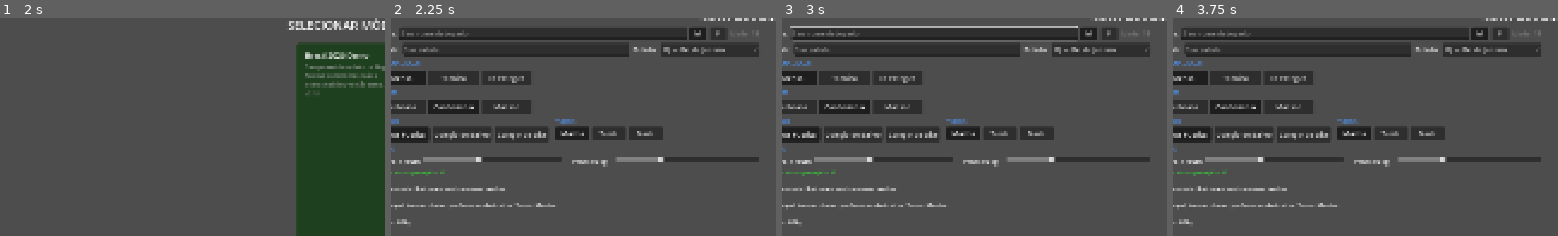
Above: before the commit, frames 1-4 (left to right).
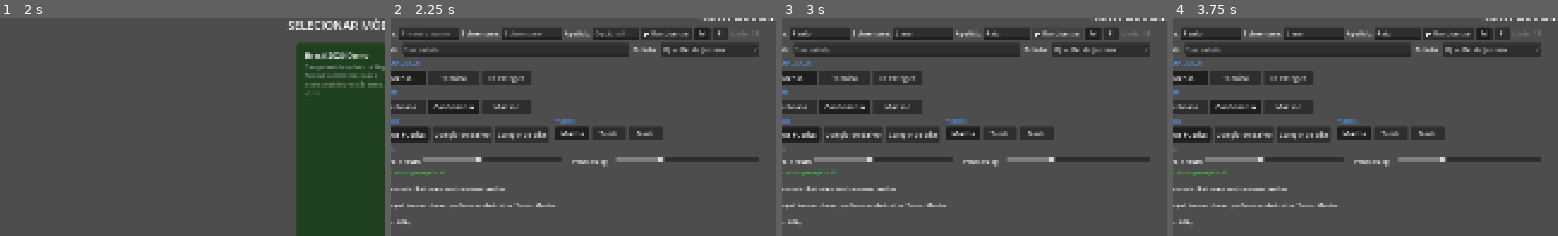
Above: after the commit, the same moments.

Repository: Slaxis/FlagFootballManager
Game: Godot game, scene res://engine/game/game.tscn
Two runs of this game, one before a commit and one after it. Both use one fixed random seed, a clock stepped at 60 frames per second and the inputs below.
Inputs (mouse positions are % of the whole screen's width and height, from its top left):
- Up to frame 1 (2 s): click "INICIAR" at 0.5 s; click (48, 47) at 1.25 s
- Up to frame 2 (2.25 s): click "OK" at 2 s
- Up to frame 3 (3 s): click (39, 7) at 2.75 s, where only the run after the commit has a clickable "🎲 Randomizar"
- Up to frame 4 (3.75 s): click "M" at 3.5 s
The pictures show only the part of the screen within x 3-53%, y 3-53%; the shares and areas given below are measured in that part.

Frame 1 is identical in both runs. In frame 2, 1.8% of the frame differs, in the area x 2-86%, y 4-11%; in frame 3, 2.7%, in the area x 2-86%, y 3-11%; in frame 4, 1.7%.

Commit message:
feat(H.7): split name into first/last/nickname + Randomize button
- name_gen.json: 50 male and 48 female Brazilian nicknames (diminutivos
  like Pedrinho/Rafa + playful ones like Tigrão/Rainha)
- NameGenDef gains random_nickname(gender, rng)
- player_creation: single "Nome" LineEdit split into First, Last, Nickname
  (nickname optional). Randomize button fills all three using the current
  gender, with a non-deterministic RNG so each click differs
- Session persists player_first_name, player_last_name, player_nickname;
  player_name is now the composite "First Last" so all existing consumers
  keep working
- Validation requires non-empty first and last; nickname optional

Lets the user eyeball the name generator pools before H's teen-team
generator uses the same pools for NPC rosters.

Co-Authored-By: Claude Opus 4.6 (1M context) <noreply@anthropic.com>

Diff:
--- a/game/defs/name_gen.gd
+++ b/game/defs/name_gen.gd
@@ -4,6 +4,8 @@
 var first_male: Array[String] = []
 var first_female: Array[String] = []
 var last_names: Array[String] = []
+var nicknames_male: Array[String] = []
+var nicknames_female: Array[String] = []
 var team_prefixes: Array[String] = []
 var team_suffixes: Array[String] = []
 var neighborhoods: Array[String] = []
@@ -11,20 +13,24 @@
 var place_patterns: Array[String] = []
 
 func load_data(raw: Dictionary) -> void:
-	first_male    = _load_strings(raw.get("first_male", []))
-	first_female  = _load_strings(raw.get("first_female", []))
-	last_names    = _load_strings(raw.get("last", []))
-	team_prefixes = _load_strings(raw.get("team_prefixes", []))
-	team_suffixes = _load_strings(raw.get("team_suffixes", []))
-	neighborhoods = _load_strings(raw.get("neighborhoods", []))
-	street_patterns = _load_strings(raw.get("street_patterns", []))
-	place_patterns  = _load_strings(raw.get("place_patterns", []))
+	first_male       = _load_strings(raw.get("first_male", []))
+	first_female     = _load_strings(raw.get("first_female", []))
+	last_names       = _load_strings(raw.get("last", []))
+	nicknames_male   = _load_strings(raw.get("nicknames_male", []))
+	nicknames_female = _load_strings(raw.get("nicknames_female", []))
+	team_prefixes    = _load_strings(raw.get("team_prefixes", []))
+	team_suffixes    = _load_strings(raw.get("team_suffixes", []))
+	neighborhoods    = _load_strings(raw.get("neighborhoods", []))
+	street_patterns  = _load_strings(raw.get("street_patterns", []))
+	place_patterns   = _load_strings(raw.get("place_patterns", []))
 
 func merge_data(raw: Dictionary) -> void:
 	# Append rather than replace so user modules can extend the pools.
 	first_male.append_array(_load_strings(raw.get("first_male", [])))
 	first_female.append_array(_load_strings(raw.get("first_female", [])))
 	last_names.append_array(_load_strings(raw.get("last", [])))
+	nicknames_male.append_array(_load_strings(raw.get("nicknames_male", [])))
+	nicknames_female.append_array(_load_strings(raw.get("nicknames_female", [])))
 	team_prefixes.append_array(_load_strings(raw.get("team_prefixes", [])))
 	team_suffixes.append_array(_load_strings(raw.get("team_suffixes", [])))
 	neighborhoods.append_array(_load_strings(raw.get("neighborhoods", [])))
@@ -49,6 +55,10 @@
 
 func random_last_name(rng: RandomNumberGenerator) -> String:
 	return _pick(last_names, rng)
+
+func random_nickname(gender: String, rng: RandomNumberGenerator) -> String:
+	var pool: Array[String] = nicknames_female if gender.to_lower().begins_with("f") else nicknames_male
+	return _pick(pool, rng)
 
 func random_full_name(gender: String, rng: RandomNumberGenerator) -> String:
 	var first: String = random_first_name(gender, rng)
--- a/game/defs/name_gen.json
+++ b/game/defs/name_gen.json
@@ -19,6 +19,20 @@
     "Nascimento", "Dias", "Teixeira", "Cavalcanti", "Azevedo", "Rocha", "Campos", "Machado", "Nogueira", "Freitas",
     "Medeiros", "Moreira", "Castro", "Duarte", "Gonçalves", "Monteiro", "Vieira", "Brito", "Correia", "Andrade",
     "Vargas", "Xavier", "Tavares", "Pinto", "Siqueira", "Vasconcelos", "Fonseca", "Pacheco", "Amaral", "Borges"
+  ],
+  "nicknames_male": [
+    "Biel", "Bão", "Bolão", "Bolinha", "Cacá", "Cebola", "Chico", "Didi", "Dudu", "Fred",
+    "Gugu", "Gui", "Guto", "Hulk", "Japa", "Juca", "Kauã", "Keko", "Léo", "Lucão",
+    "Luquinha", "Mineiro", "Naldo", "Neguin", "Neto", "Nico", "Pedrinho", "Pepê", "Piá", "Pretinho",
+    "Rafa", "Ricardinho", "Ruan", "Sassá", "Shrek", "Thi", "Tigrão", "Tim", "Tuca", "Vini",
+    "Zé", "Zóio", "Ninja", "Flash", "Raio", "Foguete", "Leão", "Machão", "Tanque", "Pit"
+  ],
+  "nicknames_female": [
+    "Bia", "Cacá", "Carol", "Cami", "Cla", "Dani", "Déia", "Drica", "Du", "Fê",
+    "Gi", "Gigi", "Ju", "Kaka", "Lari", "Lê", "Letí", "Lu", "Manu", "Mari",
+    "Má", "Mimi", "Nati", "Ni", "Paty", "Pri", "Rafa", "Rê", "Taty", "Thatá",
+    "Val", "Vi", "Vivi", "Ninja", "Flash", "Raio", "Fera", "Tigresa", "Rainha", "Furacão",
+    "Bombom", "Pitbull", "Canhota", "Monstra", "Tornado", "Trovão", "Panterinha", "Foguetinho"
   ],
   "team_prefixes": [
     "Águias", "Bulldogs", "Guerreiros", "Corvos", "Falcões", "Lobos", "Tigres", "Dragões",
--- a/game/modules/brasil_2026/ui/player_creation/player_creation.gd
+++ b/game/modules/brasil_2026/ui/player_creation/player_creation.gd
@@ -2,7 +2,12 @@
 
 const T_TITLE: Dictionary = {"pt": "NOVA CARREIRA", "en": "NEW CAREER"}
 const T_NAME: Dictionary = {"pt": "Nome:", "en": "Name:"}
-const T_NAME_HINT: Dictionary = {"pt": "Seu nome de jogador", "en": "Your player name"}
+const T_SURNAME: Dictionary = {"pt": "Sobrenome:", "en": "Last name:"}
+const T_NICKNAME: Dictionary = {"pt": "Apelido:", "en": "Nickname:"}
+const T_NAME_HINT: Dictionary = {"pt": "Primeiro nome", "en": "First name"}
+const T_SURNAME_HINT: Dictionary = {"pt": "Sobrenome", "en": "Last name"}
+const T_NICKNAME_HINT: Dictionary = {"pt": "Opcional", "en": "Optional"}
+const T_RANDOMIZE: Dictionary = {"pt": "🎲 Randomizar", "en": "🎲 Randomize"}
 const T_AGE: Dictionary = {"pt": "Idade: 15", "en": "Age: 15"}
 const T_CITY: Dictionary = {"pt": "Cidade:", "en": "City:"}
 const T_CITY_HINT: Dictionary = {"pt": "Sua cidade", "en": "Your city"}
@@ -65,7 +70,10 @@
 var _turno_container: HBoxContainer
 
 # Shared UI refs
-var _name_input: LineEdit
+var _first_name_input: LineEdit
+var _last_name_input: LineEdit
+var _nickname_input: LineEdit
+var _btn_randomize: Button
 var _city_input: LineEdit
 var _state_select: OptionButton
 var _btn_male: Button
@@ -73,6 +81,7 @@
 var _btn_start: Button
 var _points_label: Label
 var _marks_label: Label
+var _name_def: Def
 
 func _ready() -> void:
 	_stat_def = Drive.def("stat")
@@ -83,6 +92,7 @@
 		return
 	_tech_def = Drive.def("technique")
 	_state_def = Drive.def("state")
+	_name_def = Drive.def("name_gen")
 	points_remaining = _creation.point_pool
 	_init_stats()
 	_build_ui()
@@ -259,28 +269,49 @@
 
 func _build_right_column(parent: VBoxContainer) -> void:
 	# --- ROW 1: INPUTS ---
-	# Name + Gender
+	# First / Last / Nickname + Randomize + Gender + Age
 	var name_row: HBoxContainer = HBoxContainer.new()
-	name_row.add_theme_constant_override("separation", 8)
+	name_row.add_theme_constant_override("separation", 6)
 	var name_lbl: Label = Label.new()
 	name_lbl.text = I18n.text(T_NAME)
 	name_row.add_child(name_lbl)
-	_name_input = LineEdit.new()
-	_name_input.placeholder_text = I18n.text(T_NAME_HINT)
-	_name_input.max_length = 24
-	_name_input.size_flags_horizontal = Control.SIZE_EXPAND_FILL
-	_name_input.text_changed.connect(func(_t: String) -> void: _validate())
-	name_row.add_child(_name_input)
+	_first_name_input = LineEdit.new()
+	_first_name_input.placeholder_text = I18n.text(T_NAME_HINT)
+	_first_name_input.max_length = 16
+	_first_name_input.size_flags_horizontal = Control.SIZE_EXPAND_FILL
+	_first_name_input.text_changed.connect(func(_t: String) -> void: _validate())
+	name_row.add_child(_first_name_input)
+	var surname_lbl: Label = Label.new()
+	surname_lbl.text = I18n.text(T_SURNAME)
+	name_row.add_child(surname_lbl)
+	_last_name_input = LineEdit.new()
+	_last_name_input.placeholder_text = I18n.text(T_SURNAME_HINT)
+	_last_name_input.max_length = 16
+	_last_name_input.size_flags_horizontal = Control.SIZE_EXPAND_FILL
+	_last_name_input.text_changed.connect(func(_t: String) -> void: _validate())
+	name_row.add_child(_last_name_input)
+	var nick_lbl: Label = Label.new()
+	nick_lbl.text = I18n.text(T_NICKNAME)
+	name_row.add_child(nick_lbl)
+	_nickname_input = LineEdit.new()
+	_nickname_input.placeholder_text = I18n.text(T_NICKNAME_HINT)
+	_nickname_input.max_length = 16
+	_nickname_input.custom_minimum_size = Vector2(110, 0)
+	name_row.add_child(_nickname_input)
+	_btn_randomize = Button.new()
+	_btn_randomize.text = I18n.text(T_RANDOMIZE)
+	_btn_randomize.pressed.connect(_on_randomize_pressed)
+	name_row.add_child(_btn_randomize)
 	_btn_male = Button.new()
 	_btn_male.text = "M"
-	_btn_male.custom_minimum_size = Vector2(40, 0)
+	_btn_male.custom_minimum_size = Vector2(36, 0)
 	_btn_male.toggle_mode = true
 	_btn_male.button_pressed = true
 	_btn_male.pressed.connect(_on_gender.bind("male"))
 	name_row.add_child(_btn_male)
 	_btn_female = Button.new()
 	_btn_female.text = "F"
-	_btn_female.custom_minimum_size = Vector2(40, 0)
+	_btn_female.custom_minimum_size = Vector2(36, 0)
 	_btn_female.toggle_mode = true
 	_btn_female.pressed.connect(_on_gender.bind("female"))
 	name_row.add_child(_btn_female)
@@ -681,7 +712,8 @@
 	_marks_label.text = I18n.text(T_TALENTS) + str(spent) + "/" + str(available)
 
 func _validate() -> void:
-	var has_name: bool = _name_input.text.strip_edges().length() >= 2
+	var has_first: bool = _first_name_input != null and _first_name_input.text.strip_edges().length() >= 2
+	var has_last: bool = _last_name_input != null and _last_name_input.text.strip_edges().length() >= 2
 	var has_city: bool = _city_input != null and _city_input.text.strip_edges().length() >= 2
 	var has_state: bool = _state_select != null and _state_select.selected >= 0
 	var has_stars: bool = _star_points_spent() > 0
@@ -689,7 +721,22 @@
 	var points_ok: bool = points_remaining >= 0
 	var has_origin: bool = _selected_origin != ""
 	var has_pers: bool = _selected_personality != ""
-	_btn_start.disabled = not (has_name and has_city and has_state and has_stars and balanced and points_ok and has_origin and has_pers)
+	_btn_start.disabled = not (has_first and has_last and has_city and has_state and has_stars and balanced and points_ok and has_origin and has_pers)
+
+func _on_randomize_pressed() -> void:
+	if _name_def == null:
+		return
+	# Non-deterministic — each click picks fresh names, distinct from the
+	# career-seeded RNG used later for teen teams / map.
+	var rng: RandomNumberGenerator = RandomNumberGenerator.new()
+	rng.randomize()
+	if _first_name_input != null:
+		_first_name_input.text = _name_def.call("random_first_name", _gender, rng)
+	if _last_name_input != null:
+		_last_name_input.text = _name_def.call("random_last_name", rng)
+	if _nickname_input != null:
+		_nickname_input.text = _name_def.call("random_nickname", _gender, rng)
+	_validate()
 
 # --- Navigation ---
 
@@ -704,7 +751,10 @@
 		The.next_scene(scene)
 
 func _on_start_pressed() -> void:
-	var player_name: String = _name_input.text.strip_edges()
+	var first_name: String = _first_name_input.text.strip_edges()
+	var last_name: String = _last_name_input.text.strip_edges()
+	var nickname: String = _nickname_input.text.strip_edges() if _nickname_input != null else ""
+	var player_name: String = (first_name + " " + last_name).strip_edges()
 
 	var stars: Array[String] = []
 	var doubles: Array[String] = []
@@ -734,6 +784,9 @@
 
 	The.session["player_id"] = spec["id"]
 	The.session["player_name"] = player_name
+	The.session["player_first_name"] = first_name
+	The.session["player_last_name"] = last_name
+	The.session["player_nickname"] = nickname
 	The.session["player_age"] = 15
 	The.session["player_gender"] = _gender
 	The.session["mode"] = "player"
